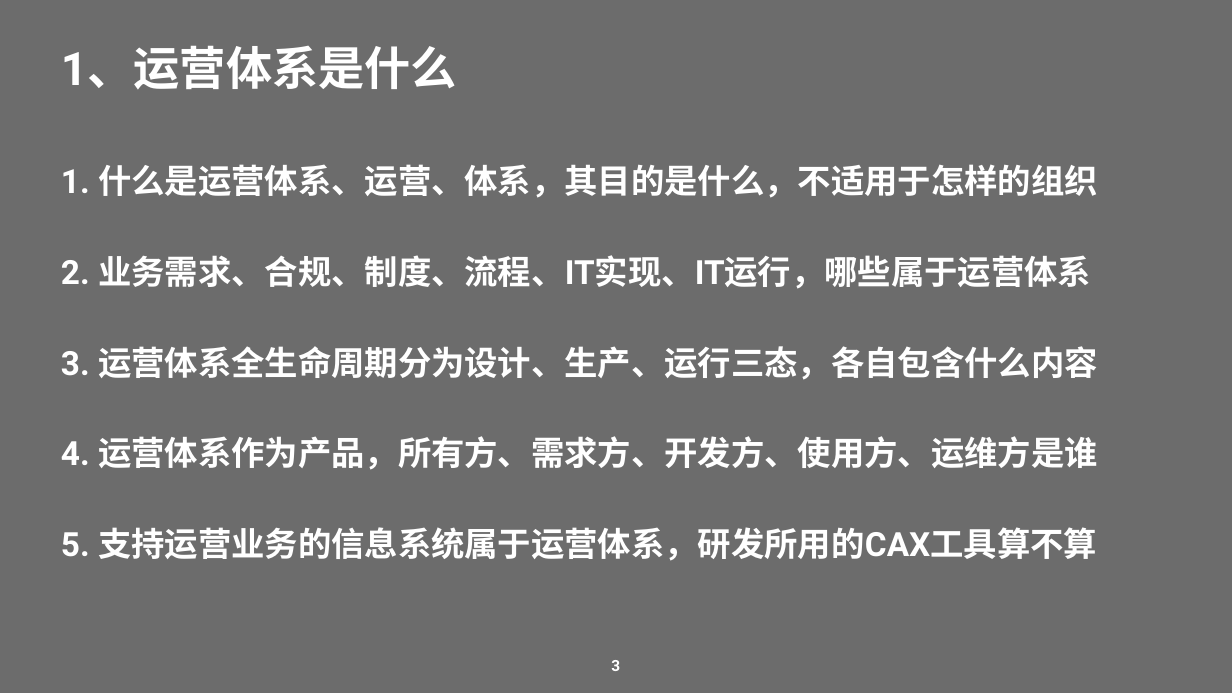
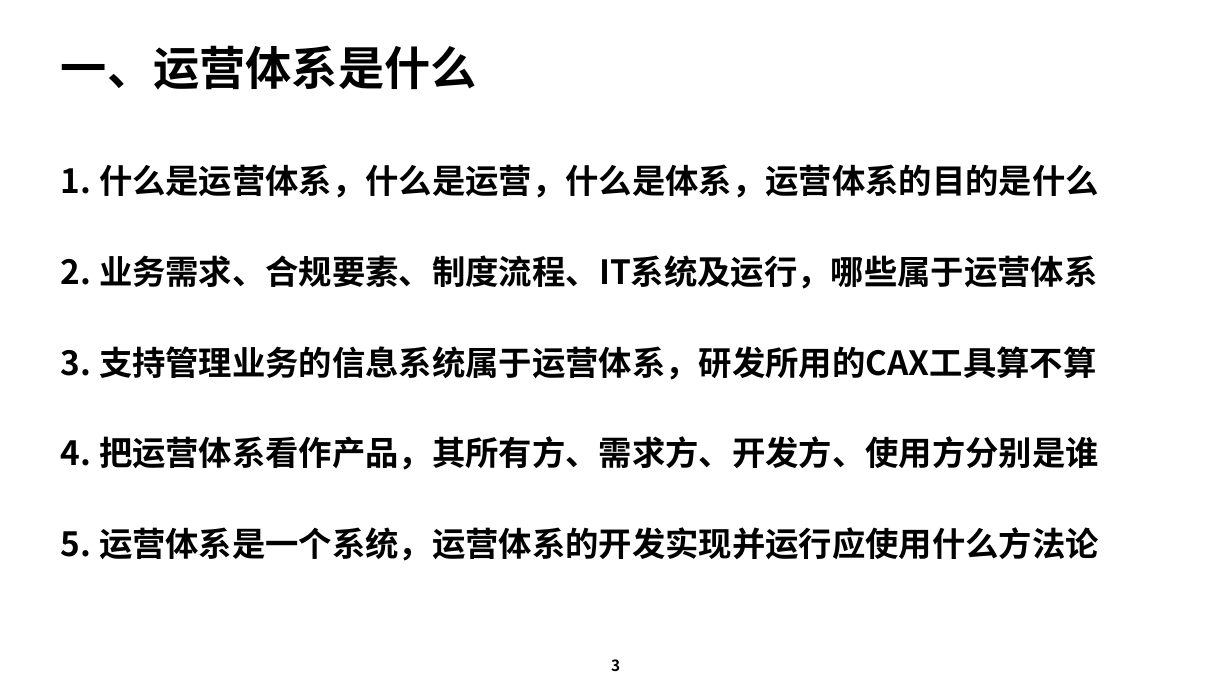
Before and after one commit to Yongjunzhou/AOS-system-design, a slide deck: slide 3 of 50-research/流程工程师培训/01-运营体系正向设计基础概念.pptx. Drawn at 1232x693 pixels with LibreOffice and Linux fonts; fonts in the diff are those of the drawing. Boxes give left, top, right and bottom in pixels: in the first picture for what was removed or moved away, otherwise in the second. Text is boxed around its words. In the diff, an @@ line names an element or a change of style, - is before the commit and + after.

```diff
--- a/50-research/流程工程师培训/01-运营体系正向设计基础概念.pptx
+++ b/50-research/流程工程师培训/01-运营体系正向设计基础概念.pptx
@@ background #6C6C6C to #FFFFFF @@
@@ text at bbox=[61, 45, 477, 90]: text changed; font Roboto to Noto Sans CJK SC; text colour #FFFFFF to #000000 @@
-1、运营体系是什么
+一、运营体系是什么
@@ text at bbox=[61, 164, 1099, 561]: text changed; font Roboto to Noto Sans CJK SC; text colour #FFFFFF to #000000 @@
-1. 什么是运营体系、运营、体系，其目的是什么，不适用于怎样的组织
-2. 业务需求、合规、制度、流程、IT实现、IT运行，哪些属于运营体系
-3. 运营体系全生命周期分为设计、生产、运行三态，各自包含什么内容
-4. 运营体系作为产品，所有方、需求方、开发方、使用方、运维方是谁
-5. 支持运营业务的信息系统属于运营体系，研发所用的CAX工具算不算
+1. 什么是运营体系，什么是运营，什么是体系，运营体系的目的是什么
+2. 业务需求、合规要素、制度流程、IT系统及运行，哪些属于运营体系
+3. 支持管理业务的信息系统属于运营体系，研发所用的CAX工具算不算
+4. 把运营体系看作产品，其所有方、需求方、开发方、使用方分别是谁
+5. 运营体系是一个系统，运营体系的开发实现并运行应使用什么方法论
@@ text "3" at bbox=[611, 659, 620, 671]: font Roboto to Noto Sans CJK SC, text colour #FFFFFF to #000000 @@
```
Also in this commit, not shown: 12 other slides changed, 9 other files.
